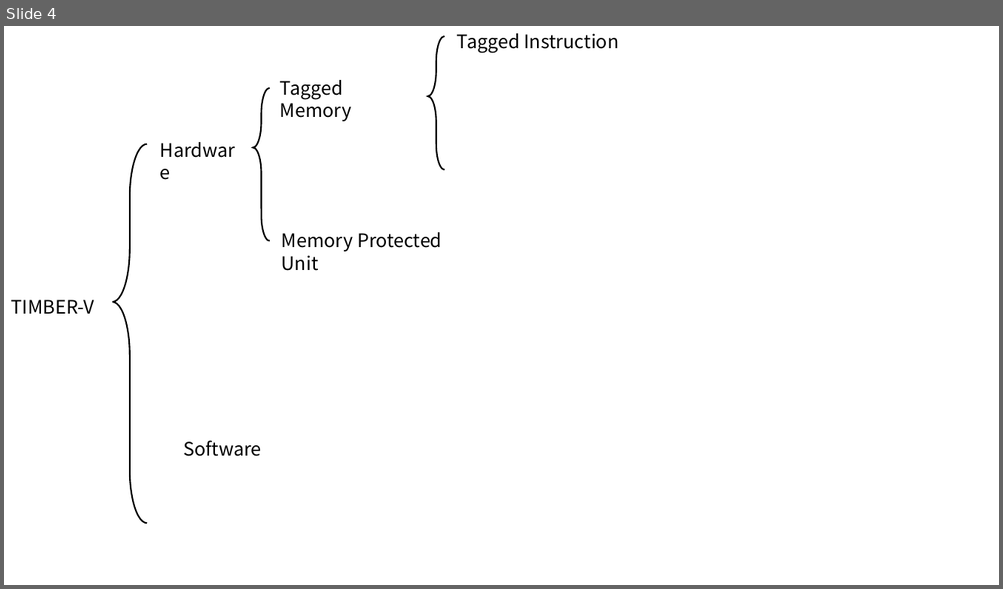
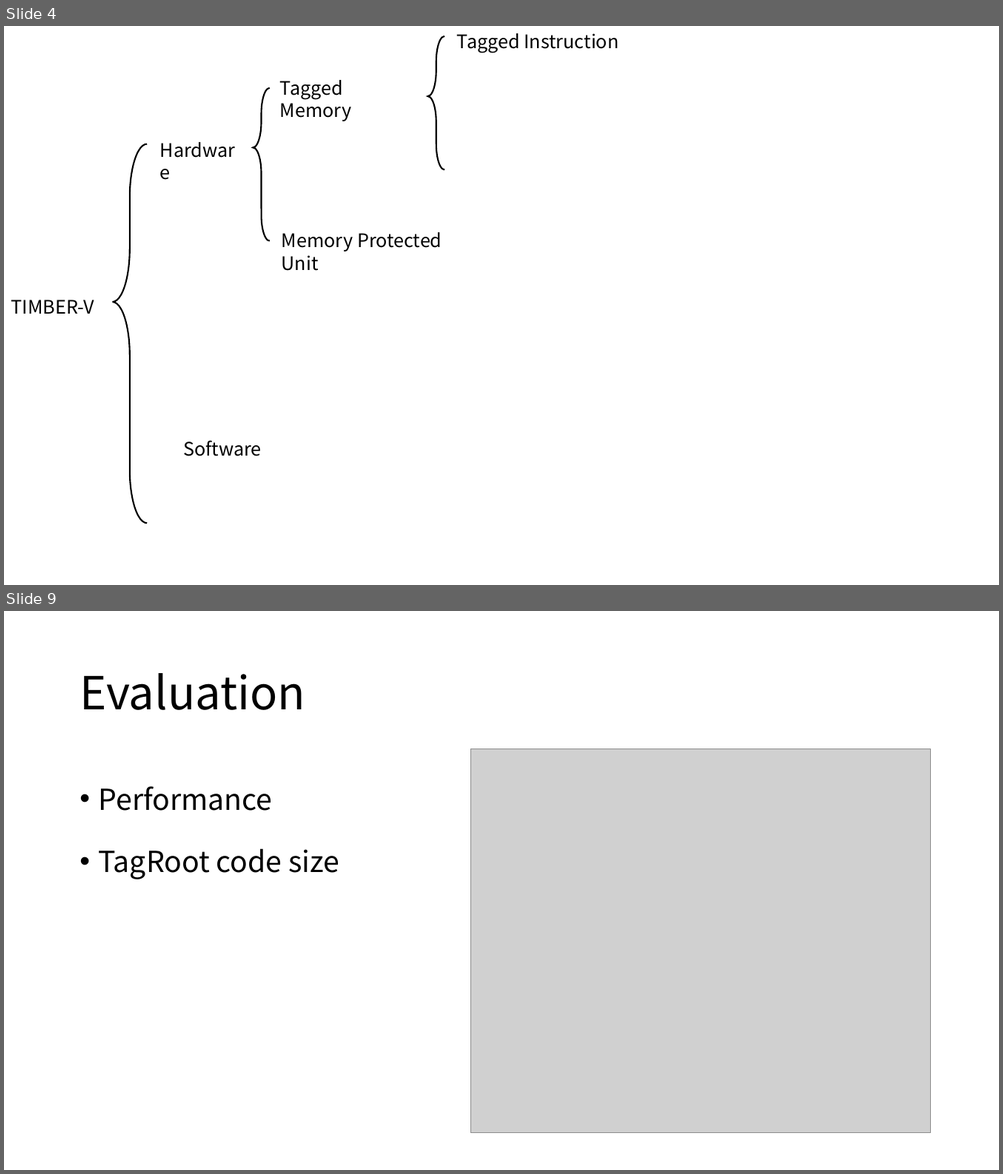
Before and after one commit to Bemfool/SUNFLOWER, a slide deck: 新建 Microsoft PowerPoint 演示文稿.pptx. Shown one above the other, each under a label of ours: slide 4 before the commit, slides 4 and 9 after it; the slides between them are not shown. The pictures are 1003x589 and 1003x1174 pixels, drawn with LibreOffice and Linux fonts; fonts in the diff are those of the drawing; grey boxes stand for pictures. Boxes give left, top, right and bottom in pixels: in the first picture for what was removed or moved away, otherwise in the second. Text is boxed around its words. In the diff, an @@ line names an element or a change of style, - is before the commit and + after.

```diff
--- a/新建 Microsoft PowerPoint 演示文稿.pptx
+++ b/新建 Microsoft PowerPoint 演示文稿.pptx
@@ slide 9 added at bbox=[4, 611, 999, 1170], background #FFFFFF @@
@@ title added at bbox=[79, 673, 305, 710], 44 pt, text #000000 @@
+Evaluation
@@ picture added at bbox=[470, 749, 930, 1133] @@
@@ text added at bbox=[99, 786, 339, 880], 28 pt, text #000000 @@
+• Performance
+• TagRoot code size
```
Also in this commit, not shown: 4 other slides added, 1 slide removed.
